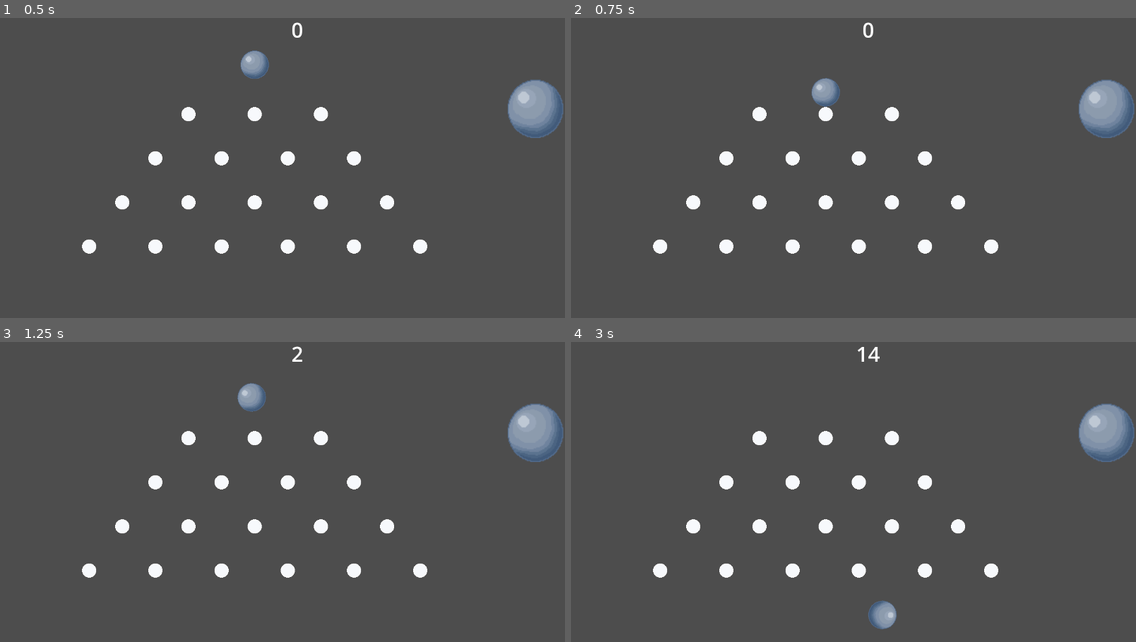
Above: before the commit, frames 1-4 (two rows, left to right).
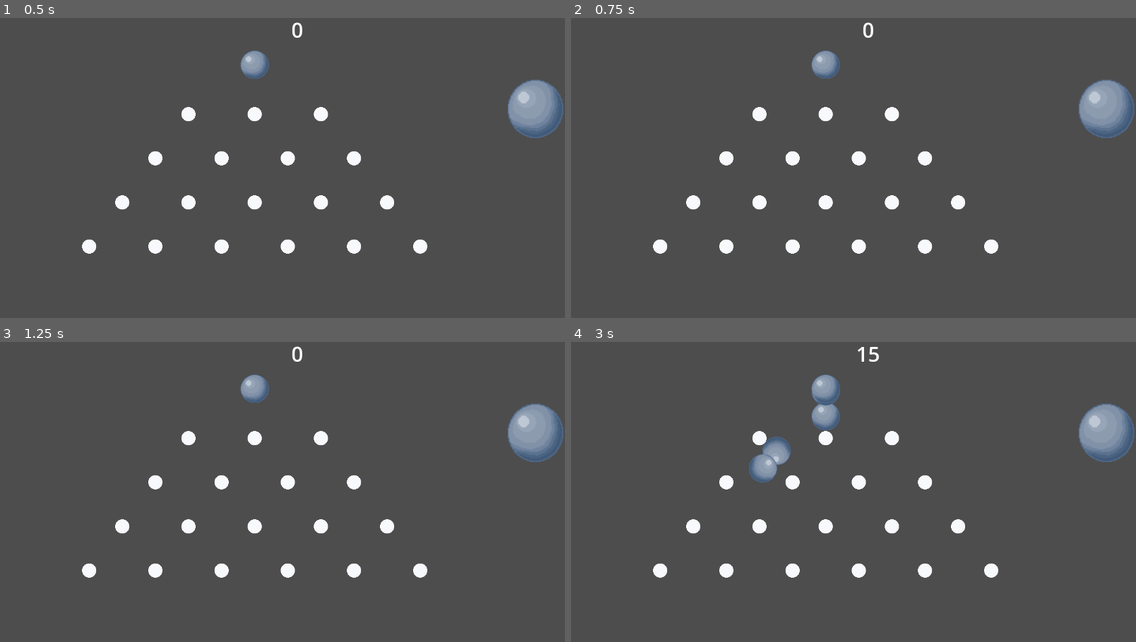
Above: after the commit, the same moments.

Repository: FiCeHo/Plink-go
Game: Godot game, scene res://game.tscn
Same seed, same stepped clock (60 frames per second), same inputs: the game is played once before the commit and once after it.
Inputs (mouse positions are in pixels of both pictures, inside the frame that each line leads up to):
- Up to frame 1 (0.5 s): no input
- Up to frame 2 (0.75 s): tap Enter at 0.5 s; move the mouse to (977, 153) at 0.52 s; press the mouse at (977, 153) at 0.53 s
- Up to frame 3 (1.25 s): no input
- Up to frame 4 (3 s): move the mouse to (740, 510) at 1.27 s; release the mouse at (740, 510) at 1.28 s; click (740, 510) at 1.35 s; move the mouse to (910, 423) at 2.02 s; press the mouse at (910, 423) at 2.03 s; move the mouse to (825, 558) at 2.77 s; release the mouse at (825, 558) at 2.78 s; click (825, 558) at 2.85 s

Frame 1 is identical in both runs. In frame 2, 0.7% of the frame differs, in the area x 42-48%, y 10-30%; in frame 3, 0.5%; in frame 4, 1.9%, in the area x 31-58%, y 1-96%.

Commit message:
we

Diff:
--- a/plink-go!/game.gd
+++ b/plink-go!/game.gd
@@ -2,18 +2,28 @@
 
 @export var player_scene: PackedScene
 
+var ball_limit = 4
+var previous_player
+
 func _on_touch_screen_button_2_pressed():
-	# Create a new instance of the player scene.
-	var player = player_scene.instantiate()
+	if previous_player != null:
+		previous_player.get_node("RigidBody2D").gravity_scale = 3.5
+		while previous_player.get_node("RigidBody2D").angular_velocity == 0:
+			previous_player.get_node("RigidBody2D").angular_velocity = randf_range(-5, 5)
 
-	# Set the player's position to the random location.
-	player.global_position.x = 577
-	player.global_position.y = 122
-	player.hud = get_node("HUD")
+	if ball_limit > 0:
+		var player = player_scene.instantiate()
 
-	# Choose the velocity for the player.
-	#var velocity = Vector2(randf_range(150.0, 250.0), 0.0)
-	#player.linear_velocity = velocity.rotated(direction)
+		player.global_position = Vector2(577, 122)
+		player.hud = get_node("HUD")
 
-	# Spawn the player by adding it to the Main scene.
-	add_child(player)
+		add_child(player)
+		print(ball_limit)
+		ball_limit -= 1
+		previous_player = player
+
+func _on_ready() -> void:
+	previous_player = player_scene.instantiate()
+	previous_player.global_position = Vector2(577, 122)
+	previous_player.hud = get_node("HUD")
+	add_child(previous_player)
--- a/plink-go!/game.tscn
+++ b/plink-go!/game.tscn
@@ -23,12 +23,6 @@
 
 [node name="Pin" parent="." instance=ExtResource("1_e2o6t")]
 position = Vector2(577, 234)
-
-[node name="Player" parent="." node_paths=PackedStringArray("hud") instance=ExtResource("2_feb5d")]
-z_index = 7
-position = Vector2(577, 122)
-scale = Vector2(0.4, 0.4)
-hud = NodePath("../HUD")
 
 [node name="Pin2" parent="." instance=ExtResource("1_e2o6t")]
 position = Vector2(727, 234)
@@ -90,4 +84,5 @@
 
 [node name="HUD" parent="." instance=ExtResource("5_7jktm")]
 
-[connection signal="pressed" from="TouchScreenButton2" to="." method="_on_touch_screen_button_2_pressed"]
+[connection signal="ready" from="." to="." method="_on_ready"]
+[connection signal="released" from="TouchScreenButton" to="." method="_on_touch_screen_button_2_pressed"]
--- a/plink-go!/player.gd
+++ b/plink-go!/player.gd
@@ -3,39 +3,26 @@
 @export var hud : CanvasLayer
 
 var isSetup = true
-var initial_position: Vector2
+var initial_position = Vector2(577, 122)
 var fallThreshold = 900
-var limit = 4
-
-func _ready():
-	initial_position = get_node("RigidBody2D").global_position
-
-func _physics_process(delta):
-	if isSetup:
-		if Input.is_action_pressed("ui_touch"):
-			get_node("RigidBody2D").gravity_scale = 3.5
-			isSetup = false
-			while get_node("RigidBody2D").angular_velocity == 0:
-				get_node("RigidBody2D").angular_velocity = randf_range(-5, 5)
-		else:
-			_process(delta)
+var limit = 0
 
 func _process(delta):
 	if get_node("RigidBody2D").global_position.y > fallThreshold:
-		respawn()
 		if limit == 0:
 			queue_free()
 		else:
 			limit -= 1
+			respawn()
 
 func respawn():
 	get_node("RigidBody2D").global_position = initial_position
 	get_node("RigidBody2D").gravity_scale = 0.0
 	get_node("RigidBody2D").linear_velocity = Vector2.ZERO
 
-	get_node("RigidBody2D").angular_velocity = 0
+	while get_node("RigidBody2D").angular_velocity == 0:
+		get_node("RigidBody2D").angular_velocity = randf_range(-5, 5)
 	rotation = 0
-	#isSetup = true
 
 	isSetup = true
 
